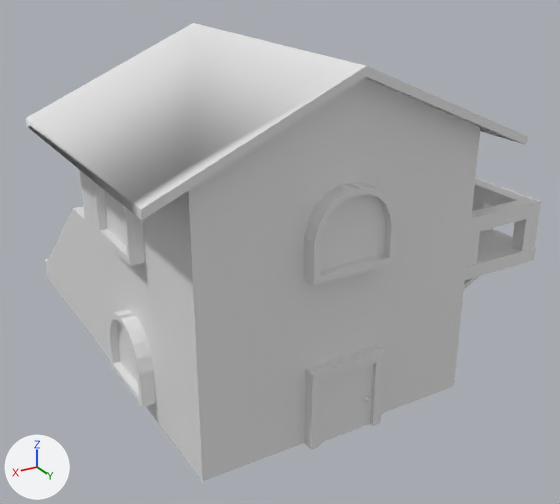
The FBX model Assets/Objects/Town1/Models/CajaCasa 1.5.fbx as it was, and as the next commit left it.
Before and after are seen from a 50 mm camera at (71.7, 65.0, 13.8) aimed at (54.4, 36.3, -0.6). Every picture has the same lights, and +X, +Y and +Z are marked at lower left.
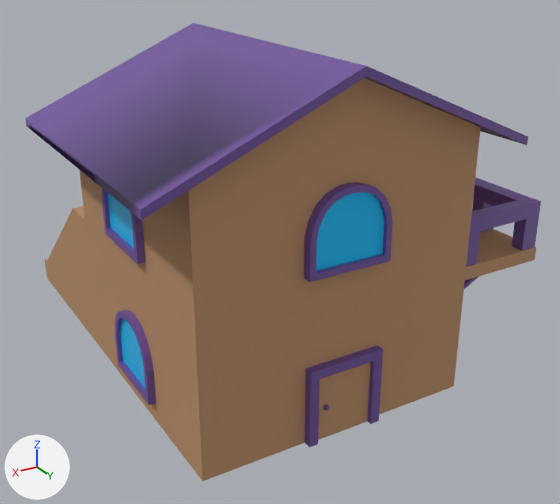
Pixel boxes (x1, y1, x2, y2) of what changed, in the pictures (560 x 504 px; the box of a moved part takes in the faces that stretch with it):
'Cube.001', reshaped, moved, turned, rescaled
    both: (25, 23, 541, 481)
part 1 of me_cube_028, moved or reshaped
    both: (25, 23, 528, 481)
part 2 of me_cube_028, moved or reshaped (not visible before)
    after: (45, 206, 98, 344)
part 3 of me_cube_028, moved or reshaped (not visible afterwards)
    before: (45, 206, 98, 344)
part 4 of me_cube_028, moved or reshaped
    both: (465, 229, 536, 280)
part 5 of me_cube_028, moved or reshaped
    both: (466, 177, 541, 267)
part 6 of me_cube_028, moved or reshaped (not visible afterwards)
    before: (464, 276, 479, 289)
part 7 of me_cube_028, moved or reshaped (not visible before)
    after: (464, 276, 479, 289)
part 8 of me_cube_028, added (brown)
    after: (318, 362, 370, 440)
part 9 of me_cube_028, deleted
    before: (94, 182, 397, 450)
part 10 of me_cube_028, added
    after: (102, 182, 393, 447)

What changed in the scene script:
```text
Add mat_material_001:
    mat_material_001 = principled_material('Material.001')
    mat_material_001.base_color = (0.508, 0.283, 0.144)  # brown #bd916a
    mat_material_001.roughness = 0.773
Add mat_material_002:
    mat_material_002 = principled_material('Material.002')
    mat_material_002.base_color = (0.163, 0.0841, 0.337)  # purple #70529d
Add mat_material_003:
    mat_material_003 = principled_material('Material.003')
    mat_material_003.base_color = (0.0, 0.542, 1.0)  # cyan #00c2ff
    mat_material_003.roughness = 0.3
Change me_cube_028:
    used by ob_cube_001; location = (45.91, 41.9, -0.83)
    remove me_cube_028.from_pydata(...)  # 1318 vertices, 1307 faces; spans x 0.3..18.4, y -18.0..3.0, z -4.1..10.3
    add me_cube_028.from_pydata(...)  # 904 vertices, 864 faces; spans x -1.3..1.8, y -1.1..2.5, z -1.0..1.5
    me_cube_028 part 1: the loose piece of 46 vertices spanning x 2.6..18.4, y -10.0..3.0, z -4.1..10.3 is turned -180 degrees about the z axis through its middle and scaled by 0.174, then moved by (-10.4, 3.5, -2.8)
    me_cube_028 part 2: the loose piece of 16 vertices spanning x 4.4..5.5, y -18.0..-9.2, z -4.1..2.3 is turned -180 degrees about the z axis through its middle and scaled by 0.174, then moved by (-5.9, 15.4, 0.5), in mat_material_001 (brown #bd916a)
    me_cube_028 part 3: the loose piece of 16 vertices spanning x 15.4..16.5, y -18.0..-9.2, z -4.1..2.3 is turned -180 degrees about the z axis through its middle and scaled by 0.174, then moved by (-15.0, 15.4, 0.5), in mat_material_001 (brown #bd916a)
    me_cube_028 part 4: the loose piece of 8 vertices spanning x 0.3..4.5, y -9.3..2.2, z 1.0..1.6 is turned -180 degrees about the z axis through its middle and scaled by 0.174, then moved by (-0.9, 3.5, -1.3), in mat_material_001 (brown #bd916a)
    me_cube_028 part 5: the loose piece of 84 vertices spanning x 0.4..4.4, y -9.2..2.2, z 1.4..3.7 is turned -180 degrees about the z axis through its middle and scaled by 0.174, then moved by (-1.0, 3.5, -2.4), in mat_material_002 (purple #70529d)
    me_cube_028 part 6: the loose piece of 8 vertices spanning x 0.6..4.9, y 0.6..1.0, z -0.9..1.0 is turned -180 degrees about the z axis through its middle and scaled by 0.174, then moved by (-1.3, 0.0, -0.3), in mat_material_002 (purple #70529d)
    me_cube_028 part 7: the loose piece of 8 vertices spanning x 0.6..4.9, y -8.2..-7.8, z -0.9..1.0 is turned -180 degrees about the z axis through its middle and scaled by 0.174, then moved by (-1.3, 7.2, -0.3), in mat_material_002 (purple #70529d)
    me_cube_028 part 8: a new loose piece, a box spanning x -0.17..0.272, y -1.025..-0.961, z -0.998..-0.484, in mat_material_001 (brown #bd916a)
    me_cube_028 part 9: 10 loose pieces with 1008 vertices, spanning x 3.8..17.1, y -9.8..2.9, z -4.1..6.2, are deleted
    me_cube_028 part 10: 570 vertices added at x -1.1..1.2, y -1.1..1.1, z -1.0..0.8
    add me_cube_028.materials.append(mat_material_002)  # purple #70529d
    add me_cube_028.materials.append(mat_material_001)  # brown #bd916a
    add me_cube_028.materials.append(mat_material_003)  # cyan #00c2ff
Change ob_cube_001:
    ob_cube_001.location: (45.91, 41.9, -0.83) -> (56.7, 38.4, 0.8)
    ob_cube_001.rotation_euler: (0.0, 0.0, 0.0) -> (0.0, 0.0, 3.142)  # degrees (0, 0, 0) -> degrees (0, 0, 180)
    ob_cube_001.scale: (1.0, 1.0, 1.0) -> (5.75, 5.75, 5.75)
```
